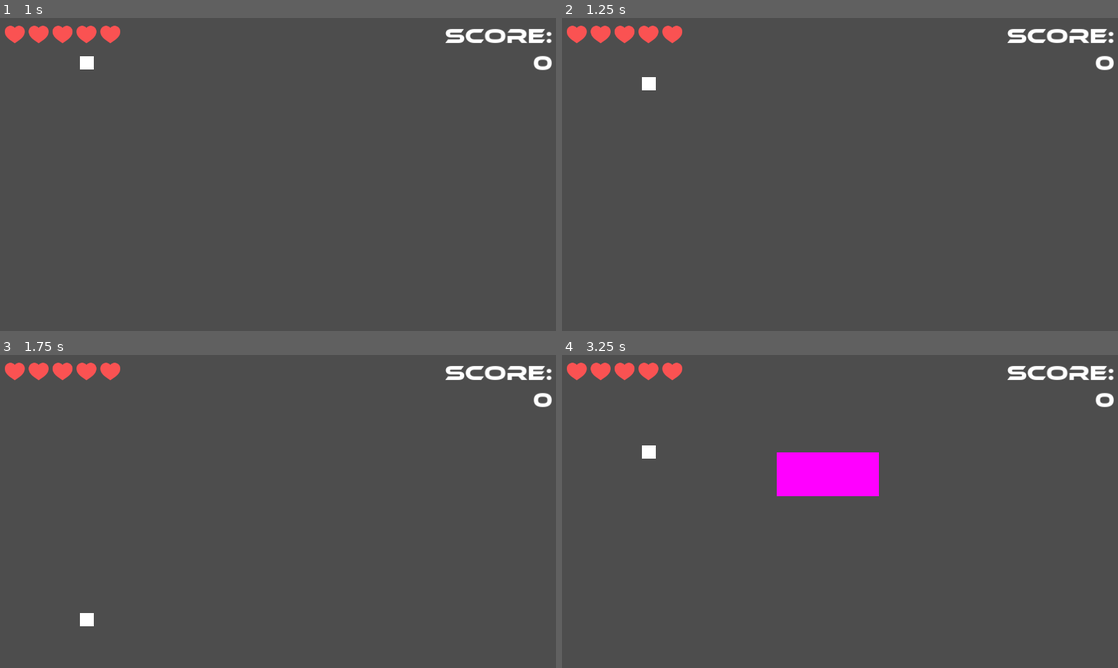
Above: before the commit, frames 1-4 (two rows, left to right).
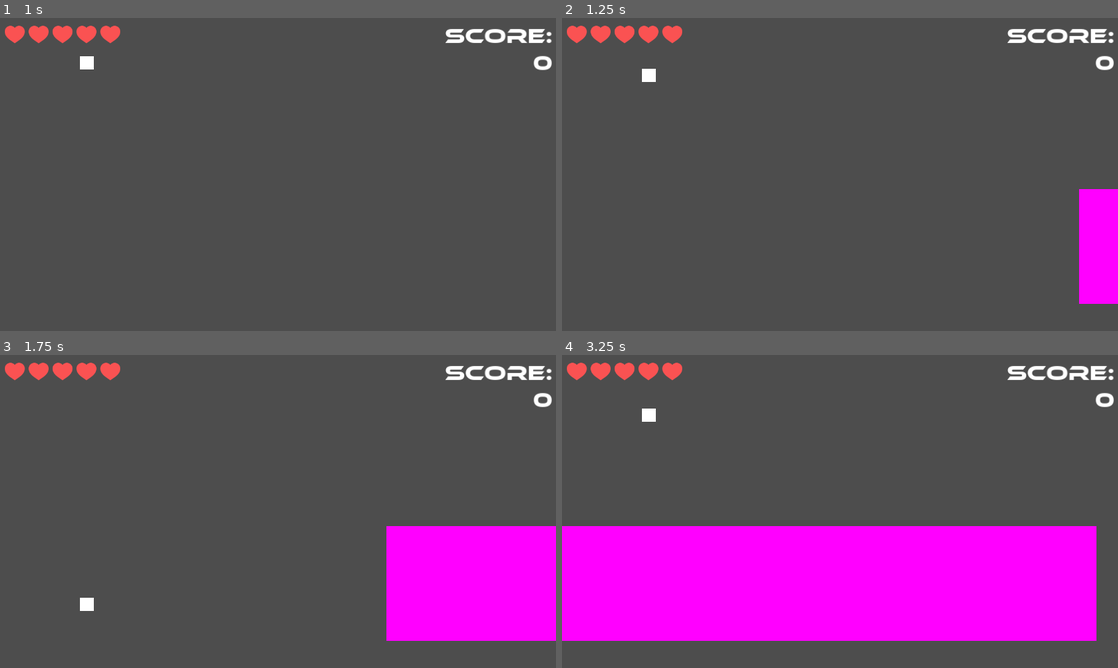
Above: after the commit, the same moments.

Repository: mauro-vb/mobile-game-project
Game: Godot game, scene res://scenes/main.tscn
Two runs of this game, one before a commit and one after it. Both use one fixed random seed, a clock stepped at 60 frames per second and the inputs below.
Inputs:
- Up to frame 1 (1 s): tap Enter at 0.5 s; hold Up (up) from 0.53 s (still down)
- Up to frame 2 (1.25 s): keep holding Up (up)
- Up to frame 3 (1.75 s): release Up (up) at 1.28 s; hold Down (down) from 1.28 s (still down)
- Up to frame 4 (3.25 s): release Down (down) at 2.03 s; hold Up (up) from 2.03 s (still down)

Frame 1 is identical in both runs. In frame 2, 2.7% of the frame differs, in the area x 14-100%, y 16-92%; in frame 3, 11%; in frame 4, 38%, in the area x 0-97%, y 17-92%.

Commit message:
added big_healthy_platform

Diff:
--- /dev/null
+++ b/scenes/obstacles/big_healthy_platform.tscn
@@ -0,0 +1,52 @@
+[gd_scene load_steps=9 format=3 uid="uid://dl473f1b5ujqv"]
+
+[ext_resource type="Script" path="res://scripts/big_healthy_platform.gd" id="1_le0ef"]
+[ext_resource type="Shader" path="res://shaders/flash.gdshader" id="2_1reah"]
+[ext_resource type="Script" path="res://scripts/components/hitbox_component.gd" id="3_rf8xl"]
+[ext_resource type="Script" path="res://scripts/components/health_component.gd" id="4_03muj"]
+
+[sub_resource type="ShaderMaterial" id="ShaderMaterial_sq6jk"]
+resource_local_to_scene = true
+shader = ExtResource("2_1reah")
+shader_parameter/color = null
+shader_parameter/flashState = 0.0
+
+[sub_resource type="PlaceholderTexture2D" id="PlaceholderTexture2D_wg8x1"]
+
+[sub_resource type="RectangleShape2D" id="RectangleShape2D_yxb53"]
+size = Vector2(1243.06, 269)
+
+[sub_resource type="RectangleShape2D" id="RectangleShape2D_i4xl8"]
+size = Vector2(22, 257)
+
+[node name="BigHealthyPlatform" type="Node2D" node_paths=PackedStringArray("bounce_area", "hurt_area")]
+script = ExtResource("1_le0ef")
+bounce_area = NodePath("BounceArea")
+hurt_area = NodePath("HurtArea")
+spring_force = 150
+spawn_y_range = Vector2(270, 270)
+
+[node name="TempSprite" type="Sprite2D" parent="."]
+material = SubResource("ShaderMaterial_sq6jk")
+position = Vector2(0.499997, 0.5)
+scale = Vector2(1241, 265)
+texture = SubResource("PlaceholderTexture2D_wg8x1")
+
+[node name="BounceArea" type="Area2D" parent="." node_paths=PackedStringArray("health_component")]
+script = ExtResource("3_rf8xl")
+health_component = NodePath("../PlatformHealth")
+
+[node name="CollisionShape2D" type="CollisionShape2D" parent="BounceArea"]
+position = Vector2(0, 1)
+shape = SubResource("RectangleShape2D_yxb53")
+
+[node name="HurtArea" type="Area2D" parent="."]
+
+[node name="CollisionShape2D" type="CollisionShape2D" parent="HurtArea"]
+position = Vector2(-633, 0)
+shape = SubResource("RectangleShape2D_i4xl8")
+debug_color = Color(0.948541, 0.207152, 0.248793, 0.42)
+
+[node name="PlatformHealth" type="Node2D" parent="."]
+script = ExtResource("4_03muj")
+health = 6
--- a/scenes/obstacles/big_spiked_platform.tscn
+++ b/scenes/obstacles/big_spiked_platform.tscn
@@ -17,7 +17,7 @@
 [sub_resource type="PlaceholderTexture2D" id="PlaceholderTexture2D_ym7rx"]
 
 [sub_resource type="RectangleShape2D" id="RectangleShape2D_wrbh2"]
-size = Vector2(251, 444)
+size = Vector2(250, 450)
 
 [node name="BigSpikedPlatform" type="Node2D" node_paths=PackedStringArray("bounce_area", "hurt_area")]
 script = ExtResource("1_syn3p")
@@ -25,8 +25,10 @@
 hurt_area = NodePath("HurtArea")
 destroy_points = 40
 missed_points = 30
+spawn_y_range = Vector2(225, 470)
 
 [node name="HurtArea" type="Area2D" parent="."]
+position = Vector2(124, -171)
 
 [node name="CollisionPolygon2D" type="CollisionPolygon2D" parent="HurtArea"]
 position = Vector2(-0.000274658, 152.851)
@@ -45,11 +47,12 @@
 
 [node name="TempSprite" type="Sprite2D" parent="."]
 material = SubResource("ShaderMaterial_uvdho")
-position = Vector2(-124.5, 170.5)
-scale = Vector2(249, 443)
+position = Vector2(0.499985, -0.499969)
+scale = Vector2(251, 447)
 texture = SubResource("PlaceholderTexture2D_ym7rx")
 
 [node name="BounceArea" type="Area2D" parent="." node_paths=PackedStringArray("health_component")]
+position = Vector2(124, -171)
 script = ExtResource("3_0svia")
 health_component = NodePath("../PlatformHealth")
 
@@ -58,4 +61,5 @@
 shape = SubResource("RectangleShape2D_wrbh2")
 
 [node name="PlatformHealth" type="Node2D" parent="."]
+position = Vector2(-1, 1)
 script = ExtResource("4_05oym")
--- /dev/null
+++ b/scripts/big_healthy_platform.gd
@@ -0,0 +1,6 @@
+extends SpikedPlatform
+
+func _process(_delta):
+
+	if position.x < -1000:
+		queue_free()
--- a/scripts/obstacle_gen.gd
+++ b/scripts/obstacle_gen.gd
@@ -5,14 +5,15 @@
 
 var obstacle_dict := {"basic": preload("res://scenes/obstacles/basic_platform.tscn"),
 					"big": preload("res://scenes/obstacles/big_spiked_platform.tscn"),
-					"chasing":preload("res://scenes/obstacles/chasing_platform.tscn")
+					"chasing":preload("res://scenes/obstacles/chasing_platform.tscn"),
+					"big_healthy":preload("res://scenes/obstacles/big_healthy_platform.tscn")
 					}
 
 var consumable_dict:= {"test":preload("res://scenes/consumables/slow_down_consumable.tscn")}
 
 
 func _ready():
-	spawn_obstacle("chasing")
+	spawn_obstacle("big_healthy")
 
 
 # Called every frame. 'delta' is the elapsed time since the previous frame.
@@ -22,7 +23,15 @@
 
 func spawn_obstacle(obstacle_name, x_displacement=0):
 	var obstacle = obstacle_dict[obstacle_name].instantiate()
-	obstacle.position = Vector2(SPAWN_LINE_X+x_displacement, randi_range(obstacle.spawn_y_range[0], obstacle.spawn_y_range[1]))
+	if obstacle_name == "big_healthy":
+		var min_space = 135 + GameParameters.PLAYER_SIZE  * 1.25
+		var max_space = 135 + GameParameters.PLAYER_SIZE  * 3
+		if randf() > .5:
+			obstacle.position = Vector2(SPAWN_LINE_X+x_displacement, randi_range(min_space, max_space))
+		else:
+			obstacle.position = Vector2(SPAWN_LINE_X+x_displacement, randi_range(GameParameters.WINDOW_HEIGHT-min_space,GameParameters.WINDOW_HEIGHT-max_space))
+	else:
+		obstacle.position = Vector2(SPAWN_LINE_X+x_displacement, randi_range(obstacle.spawn_y_range[0], obstacle.spawn_y_range[1]))
 	add_child(obstacle)
 
 func spawn_consumable(consumable_name, y = 300, x_displacement=0):
@@ -33,10 +42,12 @@
 func _on_timer_timeout():
 	var mid = GameParameters.WINDOW_HEIGHT / 2
 	var rand = randf()
-	if rand <= .33:
-		spawn_obstacle("big", randi_range(30, GameParameters.WINDOW_HEIGHT-30))
-	elif rand > .66:
+	if rand >= .75:
+		spawn_obstacle("big_healthy")
+	elif rand >= .50:
 		spawn_tunnel()
+	elif rand >= .25:
+		spawn_obstacle("big")
 	else:
 		spawn_obstacle("chasing", randi_range(30, GameParameters.WINDOW_HEIGHT-30))
 	$Timer.wait_time = 2+randf()
@@ -55,6 +66,8 @@
 	var obstacle2 = obstacle_dict["basic"].instantiate()
 	obstacle1.position = Vector2(SPAWN_LINE_X+x_delay,y_first)
 	obstacle2.position = Vector2(SPAWN_LINE_X,y_second)
+	obstacle1.spring_force = 200
+	obstacle2.spring_force = 200
 	add_child(obstacle1)
 	add_child(obstacle2)
 	#if randf() > .2:
--- a/scripts/player.gd
+++ b/scripts/player.gd
@@ -3,6 +3,7 @@
 
 
 const SPEED = 900.0
+const MAX_SPEED = 1200.0
 const ACCELERATION = 55
 
 var in_obstacle_area := false
@@ -28,6 +29,7 @@
 func _physics_process(_delta):
 	velocity.x = 0
 	position.x = 200
+	velocity.y = MAX_SPEED if velocity.y > MAX_SPEED else velocity.y
 	var decelerate = func(): velocity.y = lerp(velocity.y, 0.0, .05) # Lambda function to decelerate
 	# Get the input direction and handle the movement/deceleration.
 	# As good practice, you should replace UI actions with custom gameplay actions.
